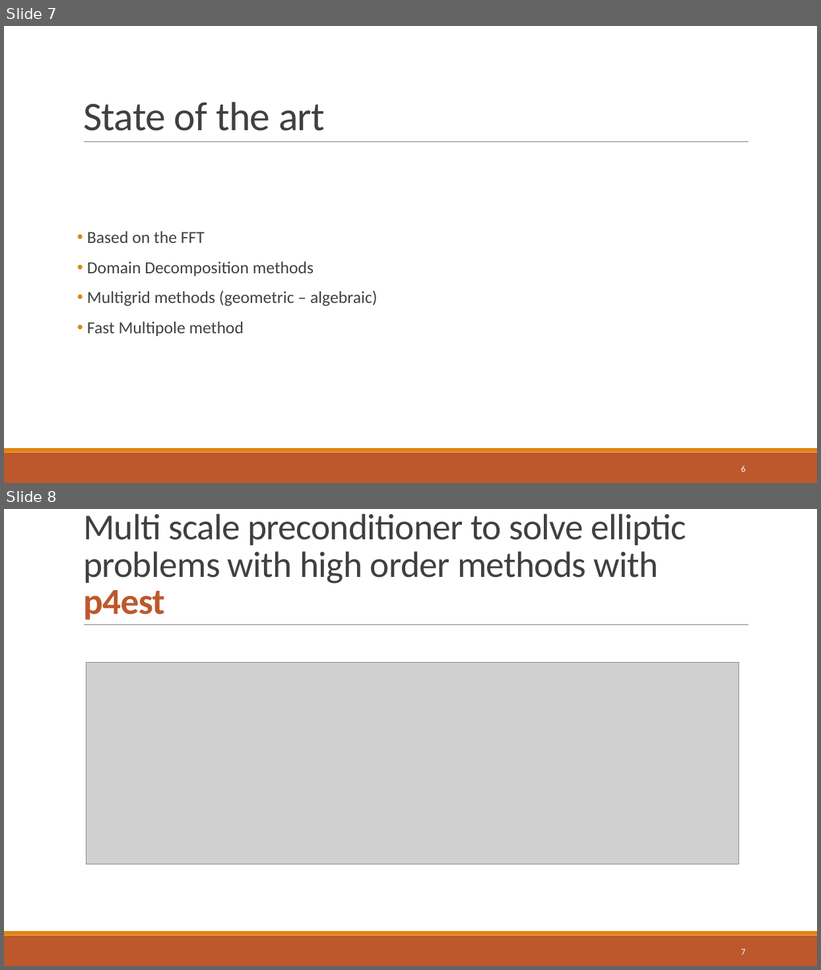
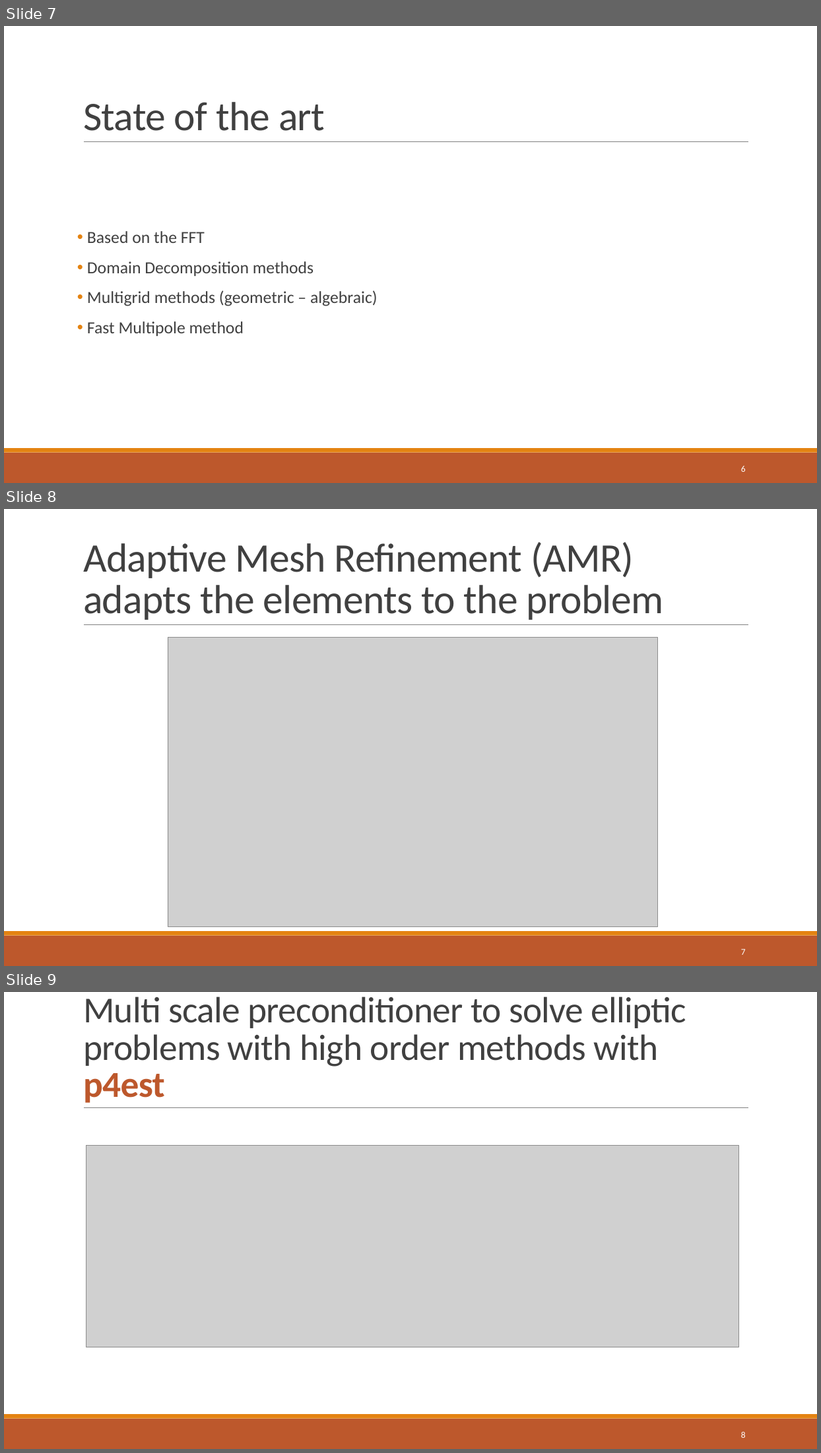
Before and after one commit to dweicker/pres, a slide deck: thesis.pptx. Shown one above the other, each under a label of ours: slides 7 and 8 before the commit, slides 7, 8 and 9 after it. The pictures are 821x970 and 821x1453 pixels, drawn with LibreOffice and Linux fonts; fonts in the diff are those of the drawing; grey boxes stand for pictures. Boxes give left, top, right and bottom in pixels: in the first picture for what was removed or moved away, otherwise in the second. Text is boxed around its words. In the diff, an @@ line names an element or a change of style, - is before the commit and + after.

```diff
--- a/thesis.pptx
+++ b/thesis.pptx
@@ slide 8 added at (4,509,817,966), background #FFFFFF; not listed: 3 template elements that a slide beside it also shows @@
@@ title added at (83,542,664,620), 48 pt, text #404040 @@
+Adaptive Mesh Refinement (AMR) adapts the elements to the problem
@@ picture added at (168,638,657,927) @@
@@ page number added at (741,949,746,955), 10.5 pt, text #FFFFFF @@
+7
@@ what was slide 8 is now slide 9 @@
@@ page number at (741,1432,746,1438): text changed @@
-7
+8
```
Also in this commit, not shown: 1 slide changed, 4 other slides added, 6 other files.
